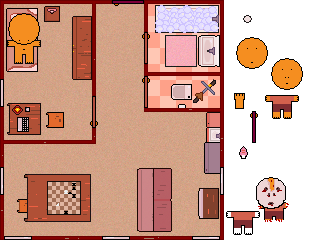
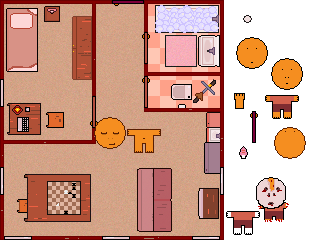
The second (319, 240) image is a revision of the first. Changes to its layers:
added layer "Layer 10 copy 3" above "Layer 10 copy" over (94, 117, 126, 149)
painted on "Layer 10 copy" over (8, 13, 306, 159)
painted on "Layer 29" over (7, 40, 161, 153)
painted on "Layer 31" over (72, 16, 92, 80)
